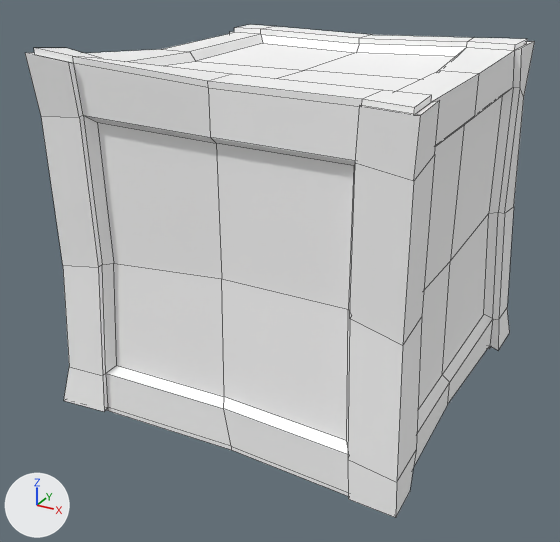
An edit to the FBX model Assets/Meshes/Crate.fbx, drawn before and after from the same camera.
Before and after are seen from a camera (50 mm lens) standing at (1.04, -20.002, 1.354) and looking at (-0.03, -18.056, 0.381). The axes (+X, +Y, +Z) are drawn at lower left. The lights are the same throughout. Mesh edges are drawn as thin lines. Where no turn or scale is listed for an object, it has been applied to the vertices.

Objects in the first picture: 'Crate00'.
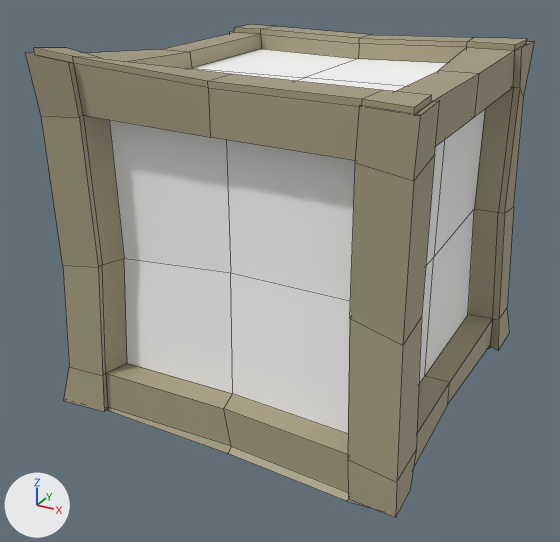
Location of each change, (x1, y1, x2, y2) in pixels of the pictures (560 x 542 px; the box of a moved part takes in the faces that stretch with it):
'Crate00', reshaped, recoloured: (25, 25, 535, 517) in both
part 1 of me_mesh, moved or reshaped: before (84, 34, 513, 496); after (84, 34, 513, 506)
part 2 of me_mesh, recoloured (white to beige): (164, 25, 535, 213) in both
part 3 of me_mesh, recoloured: (25, 48, 479, 345) in both
part 4 of me_mesh, recoloured: (63, 265, 450, 517) in both
part 5 of me_mesh, recoloured: (448, 207, 514, 404) in both

Diff of the bpy script that builds the scene:
```diff
--- a/Assets/Meshes/Crate.fbx.py
+++ b/Assets/Meshes/Crate.fbx.py
@@ mat_phong19 @@
+mat_phong19 = principled_material('phong19')
+mat_phong19.base_color = (0.384, 0.342, 0.218)  # beige #a79e81
+mat_phong19.roughness = 0.553
@@ me_mesh @@
 me_mesh.from_pydata(...)  # 235 vertices, 233 faces; spans x -0.551..0.563, y -0.527..0.611, z -0.039..1.043
 # used by ob_crate00; location = (0.0, -18.0, 0.035)
-me_mesh.materials.append(mat_phong20)  # white #ffffff
+# me_mesh part 1: 60 of 235 vertices moved; they spanned x -0.491..0.502, y -0.489..0.544, z -0.039..0.969 and now span x -0.436..0.447, y -0.508..0.495, z -0.039..0.946; mean shift (0.0, -0.003, 0.0); largest move (0.502, -0.354, 0.106) -> (0.447, -0.37, 0.09)
+# me_mesh part 2: 53 of the faces centred in x -0.519..0.525, y 0.216..0.572, z 0.659..1.007 switch from mat_phong1 (white #ffffff) to mat_phong19 (beige #a69e81)
+# me_mesh part 3: 52 of the faces centred in x -0.518..0.532, y -0.513..-0.149, z 0.648..1.028 switch from mat_phong1 (white #ffffff) to mat_phong19 (beige #a69e81)
+# me_mesh part 4: 51 of the faces centred in x -0.539..0.549, y -0.507..-0.16, z -0.039..0.288 switch from mat_phong1 (white #ffffff) to mat_phong19 (beige #a69e81)
+# me_mesh part 5: 26 of the faces centred in x 0.179..0.554, y 0.242..0.599, z -0.039..0.29 switch from mat_phong1 (white #ffffff) to mat_phong19 (beige #a69e81)
```
